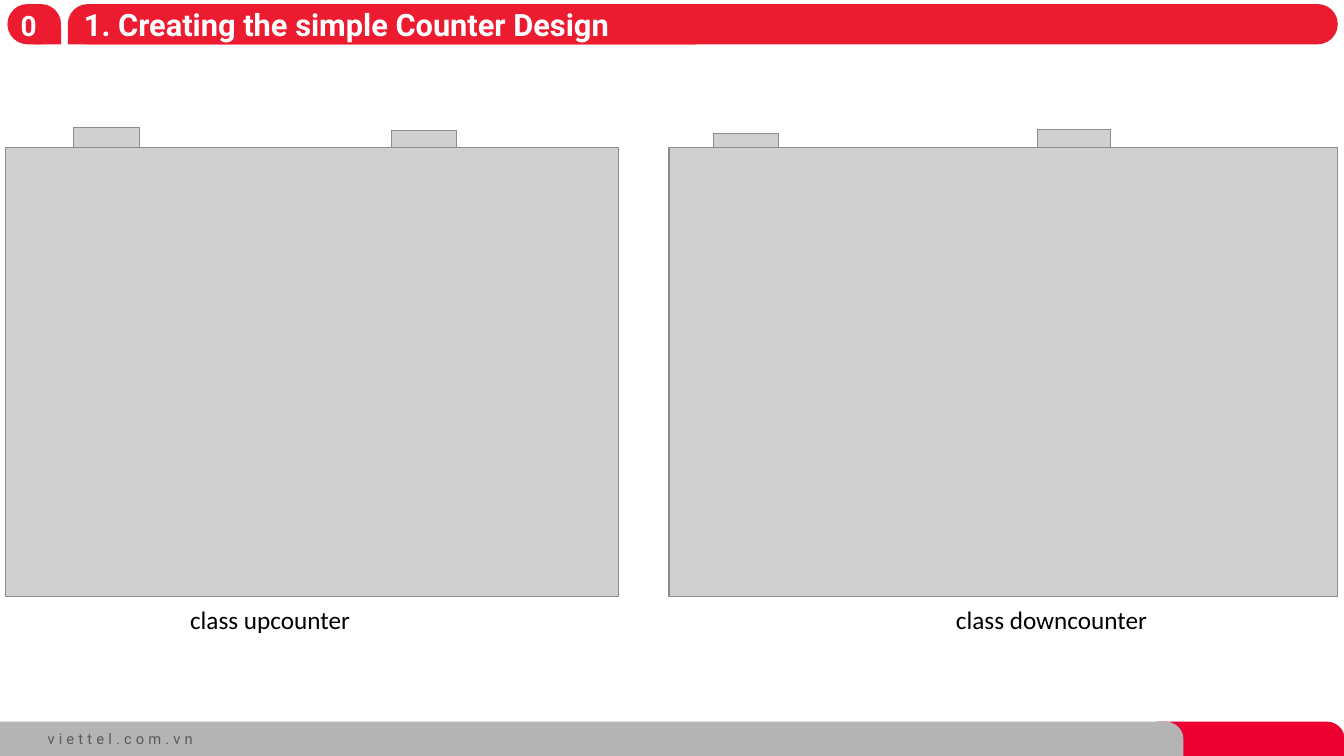
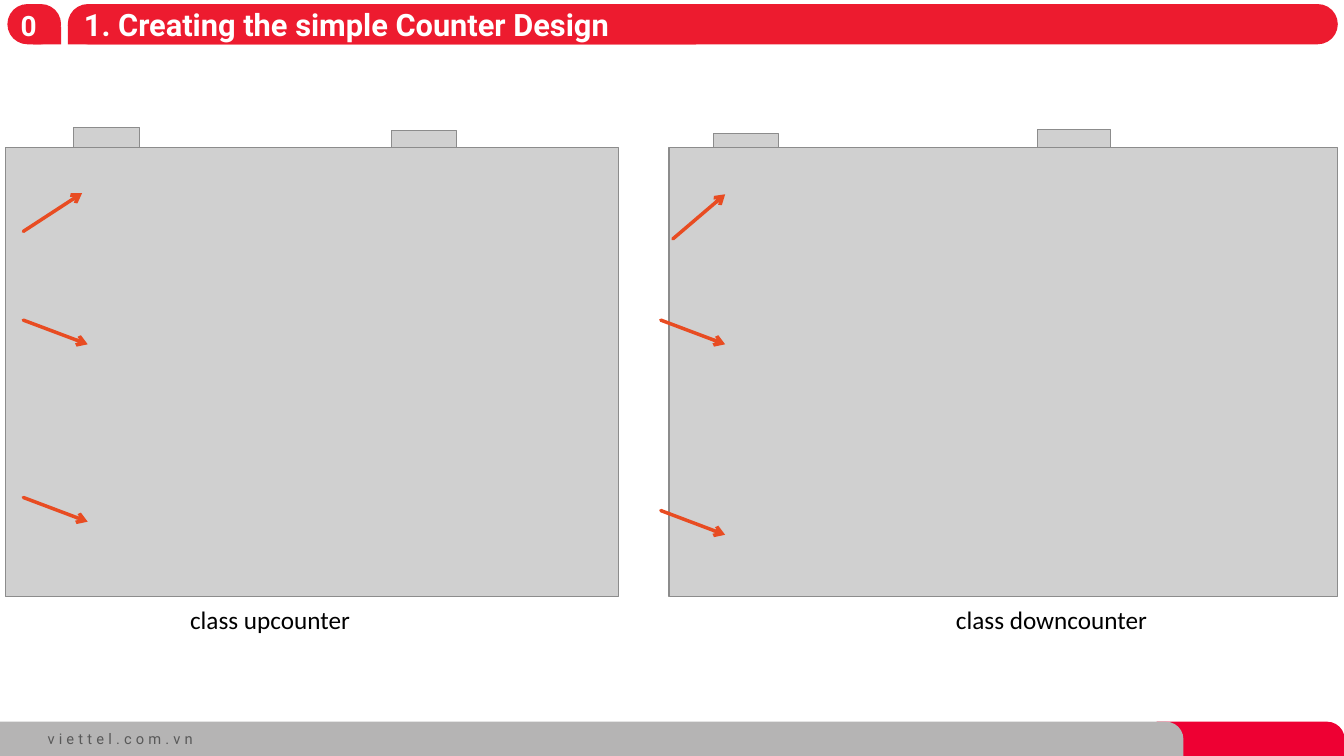
Before and after one commit to hungkem/hungkem-SystemVerilog-for-Design-and-Verification, a slide deck: slide 13 of LAB11.pptx. Drawn at 1344x756 pixels with LibreOffice and Linux fonts; fonts in the diff are those of the drawing; grey boxes stand for pictures; background and template pictures are left out. Boxes give left, top, right and bottom in pixels: in the first picture for what was removed or moved away, otherwise in the second. Text is boxed around its words. In the diff, an @@ line names an element or a change of style, - is before the commit and + after.

```diff
--- a/LAB11.pptx
+++ b/LAB11.pptx
@@ arrow added from (23, 232) to (82, 194), #E84C22 2.5 pt @@
@@ arrow added from (674, 239) to (725, 195), #E84C22 2.5 pt @@
@@ arrow added from (23, 321) to (88, 345), #E84C22 2.5 pt @@
@@ arrow added from (661, 321) to (725, 345), #E84C22 2.5 pt @@
@@ arrow added from (23, 498) to (88, 522), #E84C22 2.5 pt @@
@@ arrow added from (661, 511) to (725, 535), #E84C22 2.5 pt @@
```
Also in this commit, not shown: 3 other slides changed, 8 other files.
